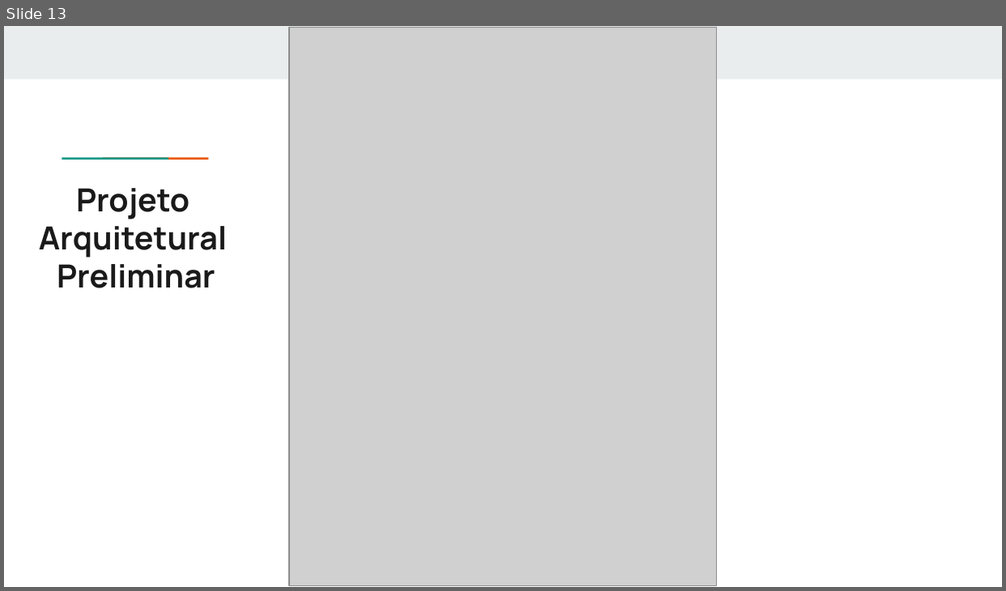
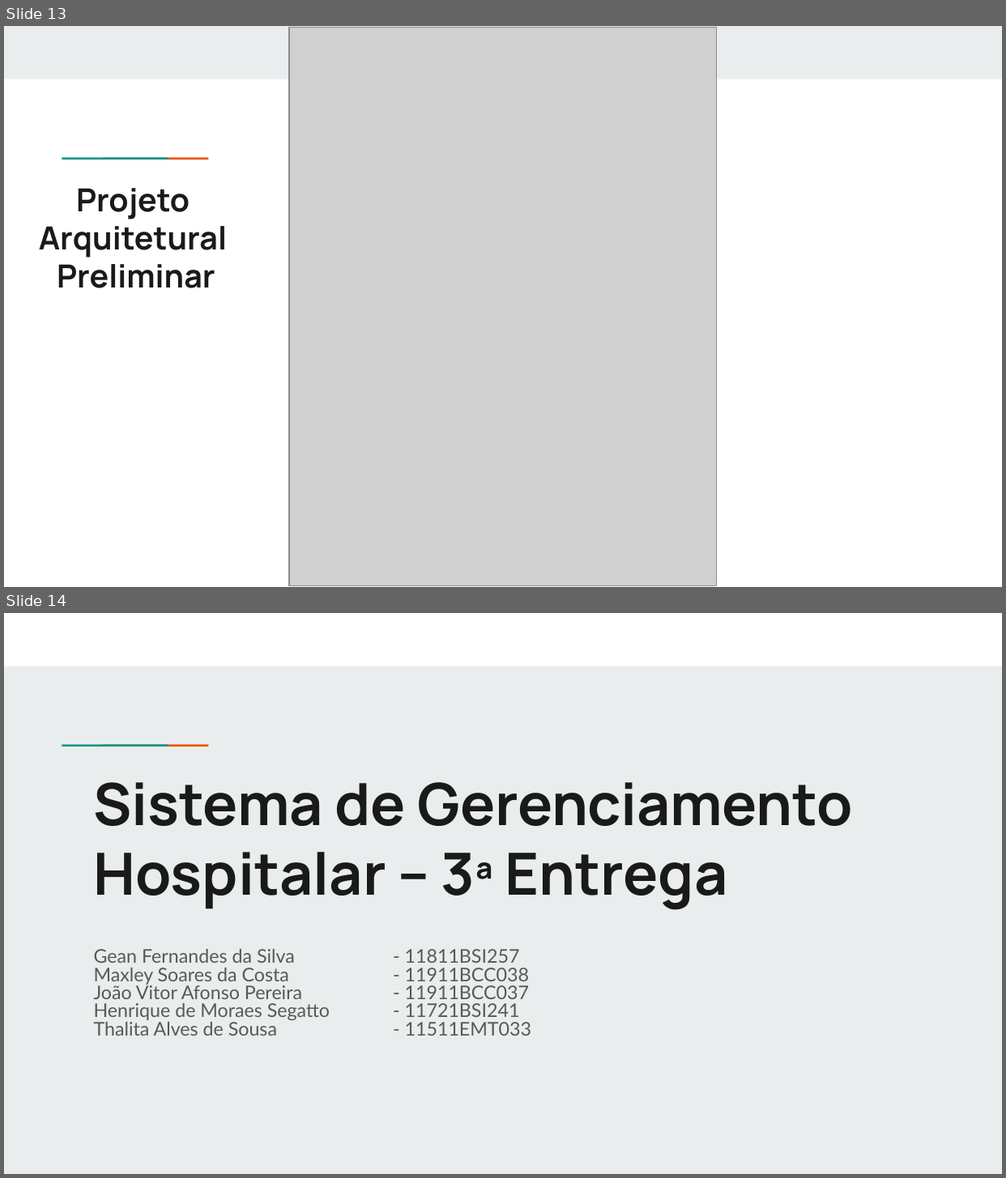
Before and after one commit to MaxCosta0/engenharia-de-software, a slide deck: src/main/docs/ApresentacaoSGH.pptx. Shown one above the other, each under a label of ours: slide 13 before the commit, slides 13 and 14 after it. The pictures are 1006x591 and 1006x1178 pixels, drawn with LibreOffice and Linux fonts; fonts in the diff are those of the drawing; grey boxes stand for pictures. Boxes give left, top, right and bottom in pixels: in the first picture for what was removed or moved away, otherwise in the second. Text is boxed around its words. In the diff, an @@ line names an element or a change of style, - is before the commit and + after.

```diff
--- a/src/main/docs/ApresentacaoSGH.pptx
+++ b/src/main/docs/ApresentacaoSGH.pptx
@@ slide 14 added at bbox=[4, 613, 1002, 1174], background #E9EDEE; not listed: 2 template elements that a slide beside it also shows @@
@@ rectangle added at bbox=[4, 613, 1002, 666], fill #FFFFFF @@
@@ title added at bbox=[94, 782, 853, 910], 42 pt, text #1A1A1A, bold @@
+Sistema de Gerenciamento Hospitalar – 3ª Entrega
@@ subtitle added at bbox=[94, 949, 531, 1036], 13.6 pt, text #595959 @@
+Gean Fernandes da Silva - 11811BSI257
+Maxley Soares da Costa - 11911BCC038
+João Vitor Afonso Pereira - 11911BCC037
+Henrique de Moraes Segatto - 11721BSI241
+Thalita Alves de Sousa - 11511EMT033
```
Also in this commit, not shown: 5 other slides added, 6 other files.
